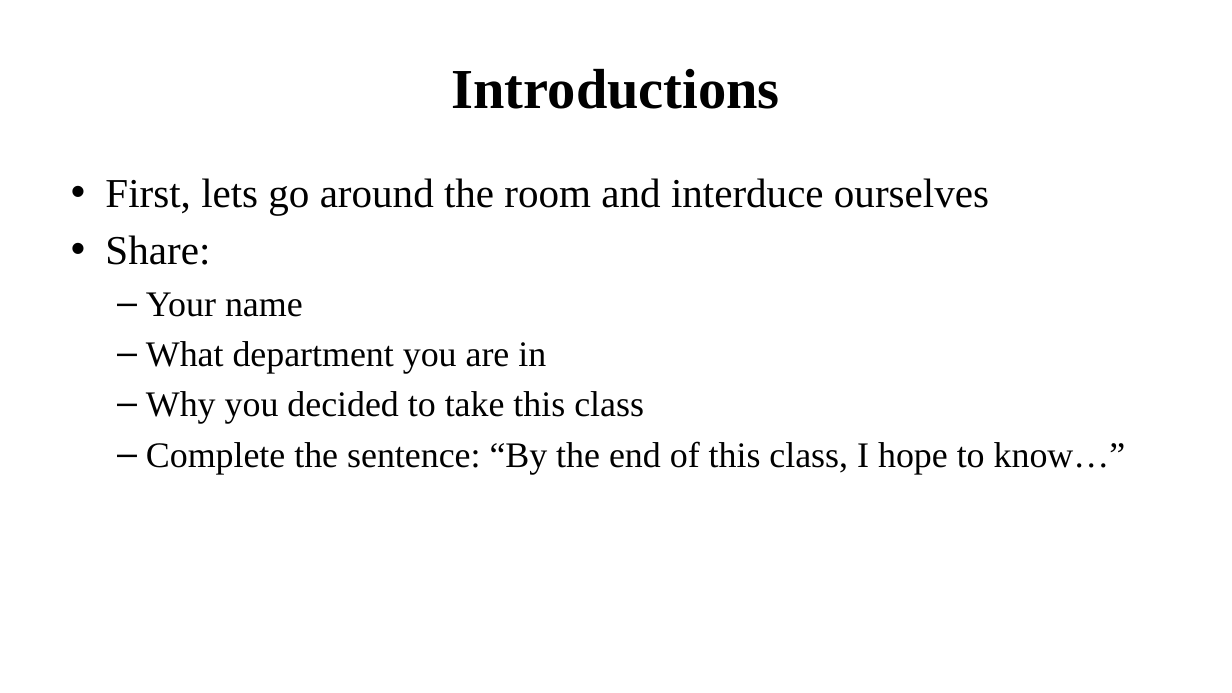
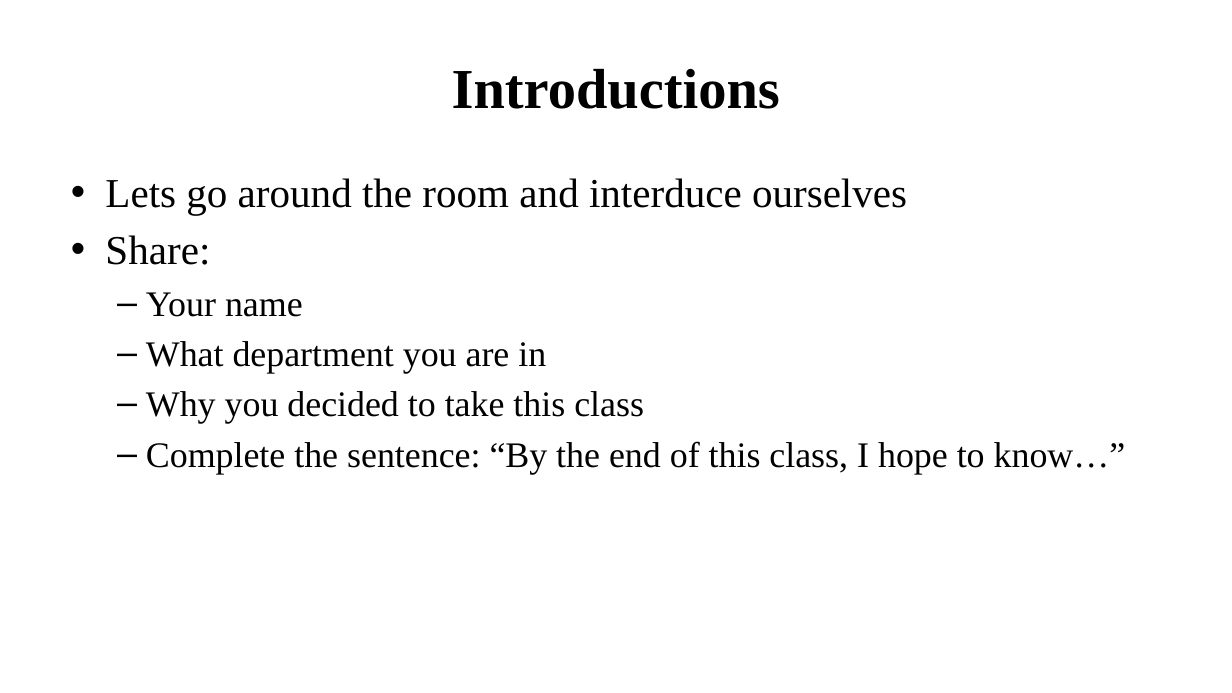
Before and after one commit to other-realm/spark, a slide deck: slide 3 of SparkClass1.pptx. Drawn at 1232x693 pixels with LibreOffice and Linux fonts; fonts in the diff are those of the drawing. Boxes give left, top, right and bottom in pixels: in the first picture for what was removed or moved away, otherwise in the second. Text is boxed around its words. In the diff, an @@ line names an element or a change of style, - is before the commit and + after.

```diff
--- a/SparkClass1.pptx
+++ b/SparkClass1.pptx
@@ text at (105,178,907,215): text changed @@
-• First, lets go around the room and interduce ourselves
+• Lets go around the room and interduce ourselves
```
Also in this commit, not shown: 1 other slide changed.
